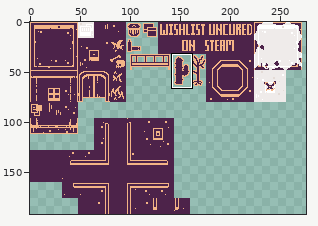
File history of a sprite sheet, public/assets/tilesets/tilesetPurple.png. The picture above shows the old version from afar; the outline marks the close-up.
Close-up. Earlier state:
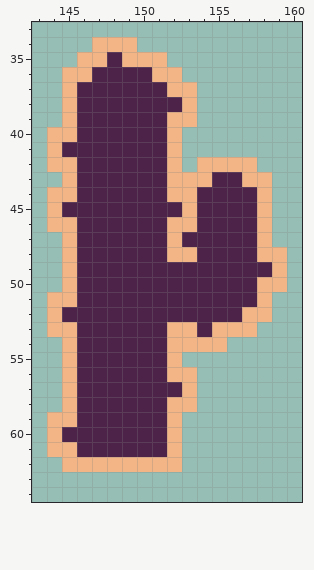
The file is 320x192 pixels. Shown: x 143..160, y 33..64. The wide view leaves out empty margins. The commit also changed other parts of the picture, which this record leaves out.
And afterwards:
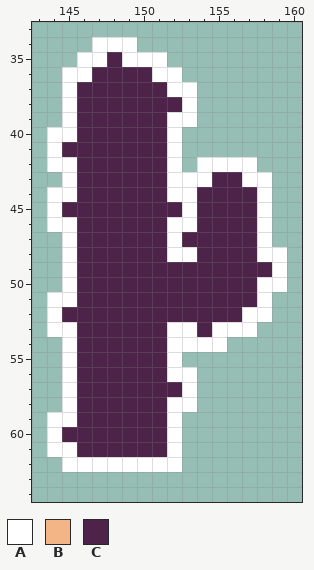
Palette (. is transparent): A #ffffff  B #f3b486  C #4d234a
What changed:
@@ x 143..160 @@
 33 ..................
-34 ....BBB...........
-35 ...BBCBBB.........
-36 ..BBCCCCBB........
-37 ..BCCCCCCBB.......
-38 ..BCCCCCCCB.......
-39 ..BCCCCCCBB.......
-40 .BBCCCCCCB........
-41 .BCCCCCCCB........
-42 .BBCCCCCCB.BBBB...
-43 ..BCCCCCCBBBCCBB..
-44 .BBCCCCCCBBCCCCB..
-45 .BCCCCCCCCBCCCCB..
-46 .BBCCCCCCBBCCCCB..
-47 ..BCCCCCCBCCCCCB..
-48 ..BCCCCCCBBCCCCBB.
-49 ..BCCCCCCCCCCCCCB.
-50 ..BCCCCCCCCCCCCBB.
-51 .BBCCCCCCCCCCCCB..
-52 .BCCCCCCCCCCCCBB..
-53 .BBCCCCCCBBCBBB...
-54 ..BCCCCCCBBBB.....
-55 ..BCCCCCCB........
-56 ..BCCCCCCBB.......
-57 ..BCCCCCCCB.......
-58 ..BCCCCCCBB.......
-59 .BBCCCCCCB........
-60 .BCCCCCCCB........
-61 .BBCCCCCCB........
-62 ..BBBBBBBB........
+34 ....AAA...........
+35 ...AACAAA.........
+36 ..AACCCCAA........
+37 ..ACCCCCCAA.......
+38 ..ACCCCCCCA.......
+39 ..ACCCCCCAA.......
+40 .AACCCCCCA........
+41 .ACCCCCCCA........
+42 .AACCCCCCA.AAAA...
+43 ..ACCCCCCAAACCAA..
+44 .AACCCCCCAACCCCA..
+45 .ACCCCCCCCACCCCA..
+46 .AACCCCCCAACCCCA..
+47 ..ACCCCCCACCCCCA..
+48 ..ACCCCCCAACCCCAA.
+49 ..ACCCCCCCCCCCCCA.
+50 ..ACCCCCCCCCCCCAA.
+51 .AACCCCCCCCCCCCA..
+52 .ACCCCCCCCCCCCAA..
+53 .AACCCCCCAACAAA...
+54 ..ACCCCCCAAAA.....
+55 ..ACCCCCCA........
+56 ..ACCCCCCAA.......
+57 ..ACCCCCCCA.......
+58 ..ACCCCCCAA.......
+59 .AACCCCCCA........
+60 .ACCCCCCCA........
+61 .AACCCCCCA........
+62 ..AAAAAAAA........
 63 ..................
